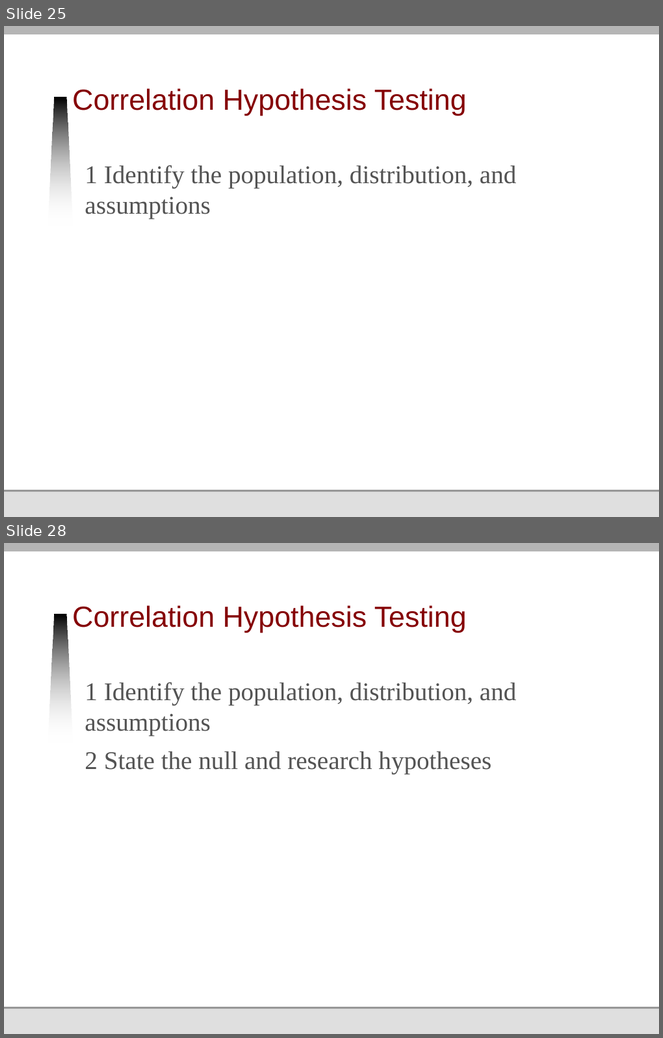
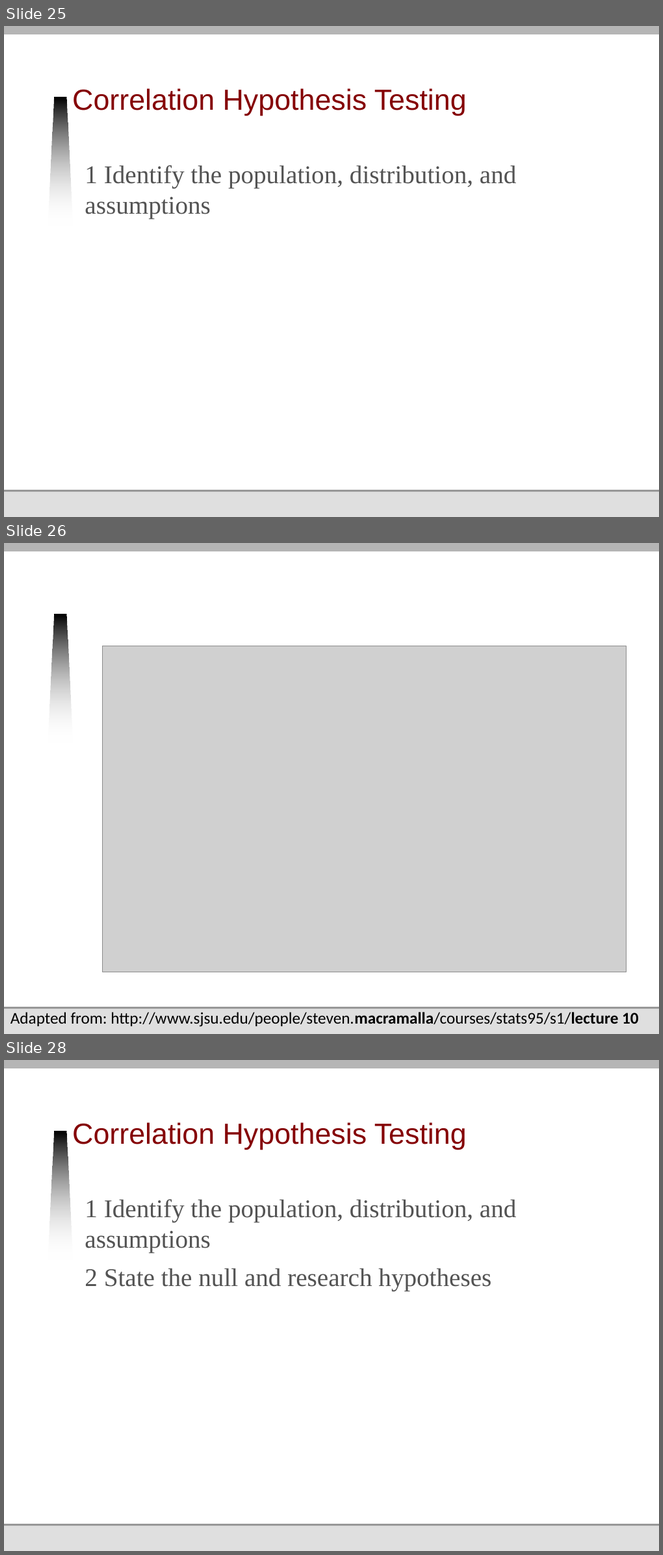
Before and after one commit to jmankoff/data, a slide deck: Lectures/9 Correlation and Regression.pptx. Shown one above the other, each under a label of ours: slides 25 and 28 before the commit, slides 25, 26 and 28 after it; the slides between them are not shown. The pictures are 663x1038 and 663x1555 pixels, drawn with LibreOffice and Linux fonts; fonts in the diff are those of the drawing; grey boxes stand for pictures; background and template pictures are left out. Boxes give left, top, right and bottom in pixels: in the first picture for what was removed or moved away, otherwise in the second. Text is boxed around its words. In the diff, an @@ line names an element or a change of style, - is before the commit and + after.

```diff
--- a/Lectures/9 Correlation and Regression.pptx
+++ b/Lectures/9 Correlation and Regression.pptx
@@ slide 26 added at box(4, 543, 659, 1034), background #FFFFFF; not listed: 6 template elements that a slide beside it also shows @@
@@ picture added at box(102, 646, 627, 972) @@
@@ text added at box(10, 1012, 639, 1027), 18 pt, text #000000 @@
+Adapted from: http://www.sjsu.edu/people/steven.macramalla/courses/stats95/s1/lecture 10
```
Also in this commit, not shown: 51 slides changed, 5 other slides added, 3 slides removed.
